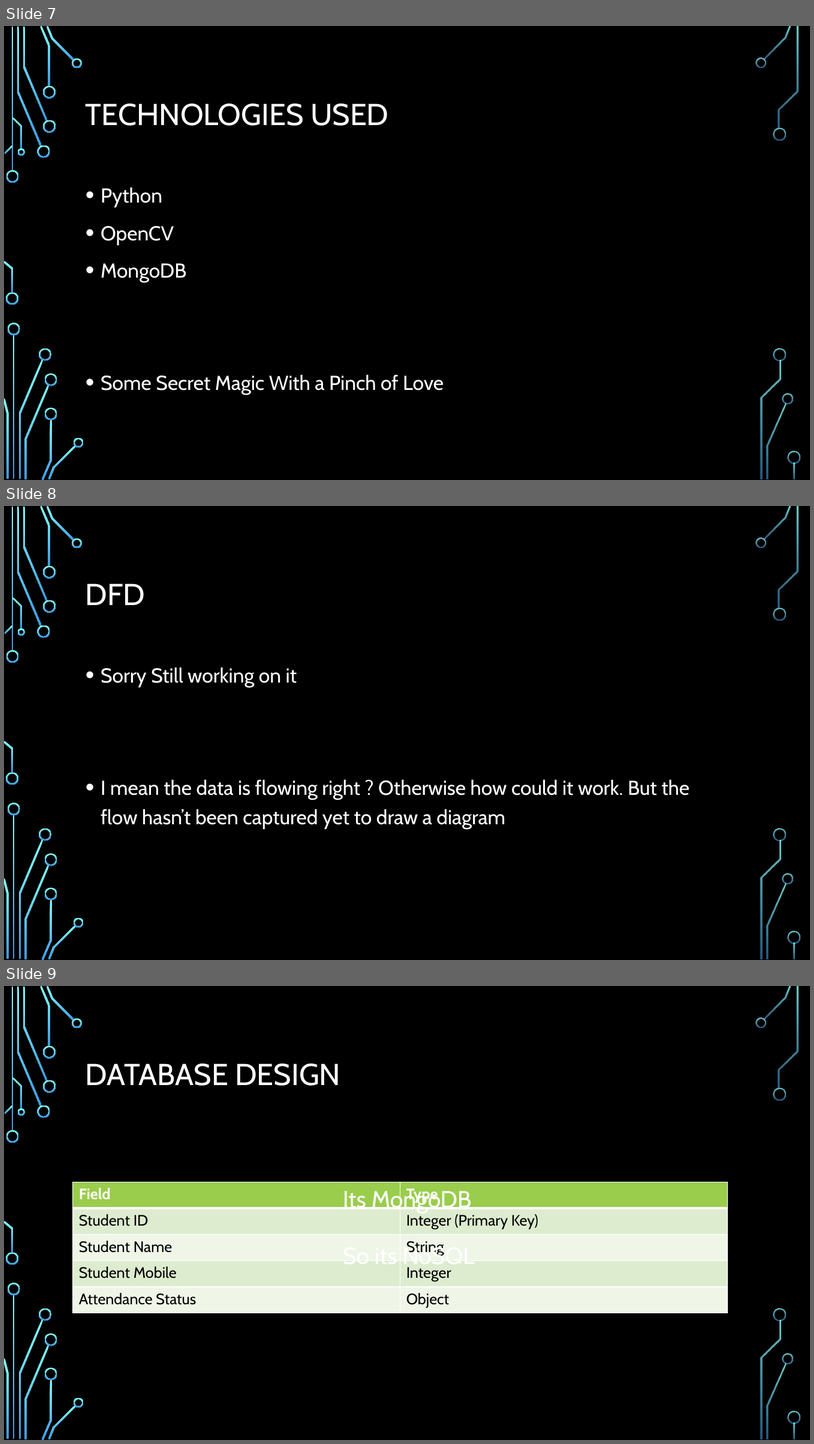
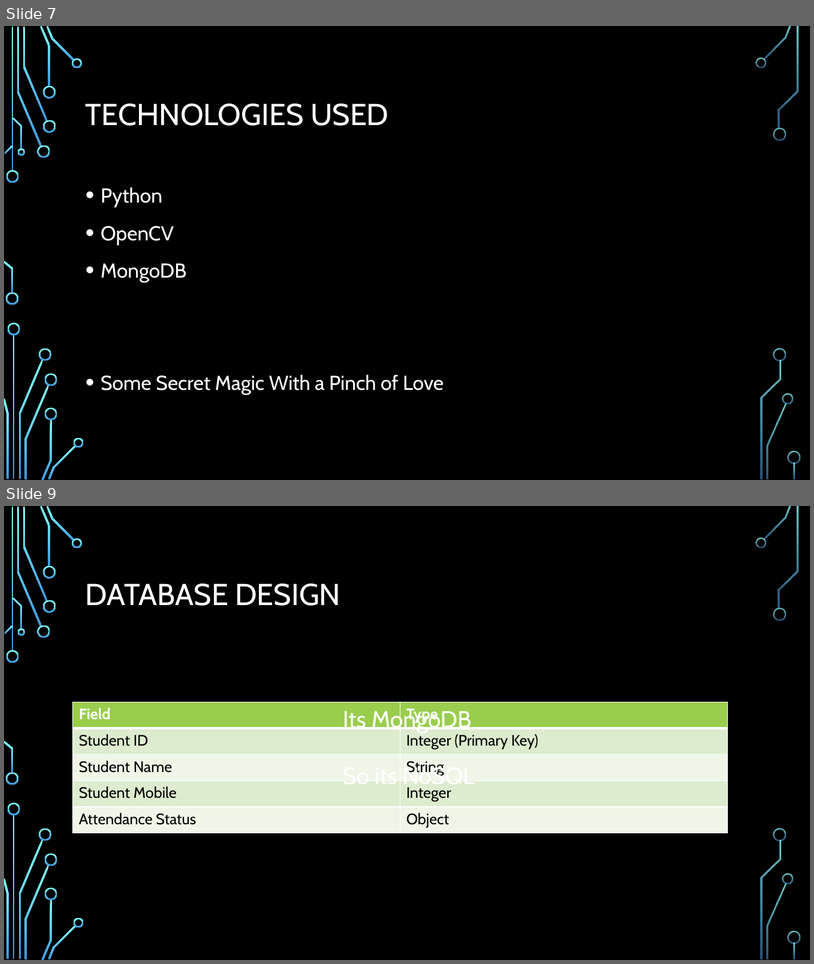
Before and after one commit to vellathottam/ROI, a slide deck: ROI presentation/R O I.pptx. Shown one above the other, each under a label of ours: slides 7, 8 and 9 before the commit, slides 7 and 9 after it; the slides between them are not shown. The pictures are 814x1444 and 814x964 pixels, drawn with LibreOffice and Linux fonts; fonts in the diff are those of the drawing; background and template pictures are left out. Boxes give left, top, right and bottom in pixels: in the first picture for what was removed or moved away, otherwise in the second. Text is boxed around its words. In the diff, an @@ line names an element or a change of style, - is before the commit and + after.

Commit message:
presentation finished

```diff
--- a/ROI presentation/R O I.pptx
+++ b/ROI presentation/R O I.pptx
@@ slide 8 removed at (x1=4, y1=506, x2=810, y2=960), background picture (left out); not listed: 36 template elements that a slide beside it also shows @@
@@ title removed at (x1=86, y1=583, x2=146, y2=605) @@
-DFD
@@ text removed at (x1=101, y1=667, x2=690, y2=829) @@
-• Sorry Still working on it
-• I mean the data is flowing right ? Otherwise how could it work. But the flow hasn’t been captured yet to draw a diagram
```
Also in this commit, not shown: 2 slides added, 8 other files.
